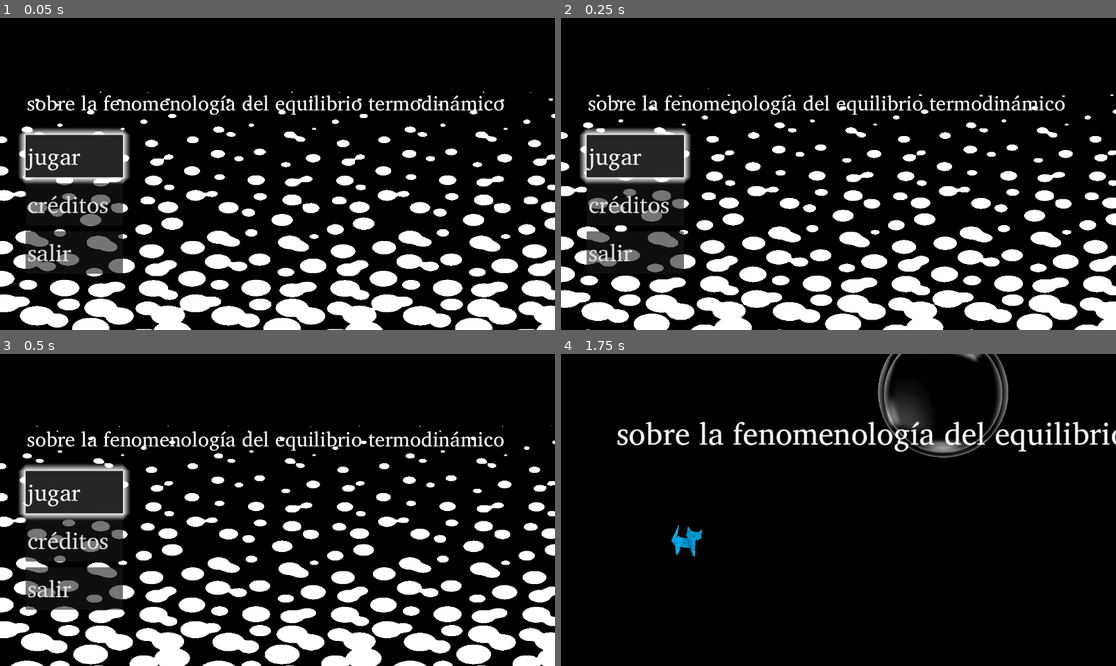
Above: before the commit, frames 1-4 (two rows, left to right).
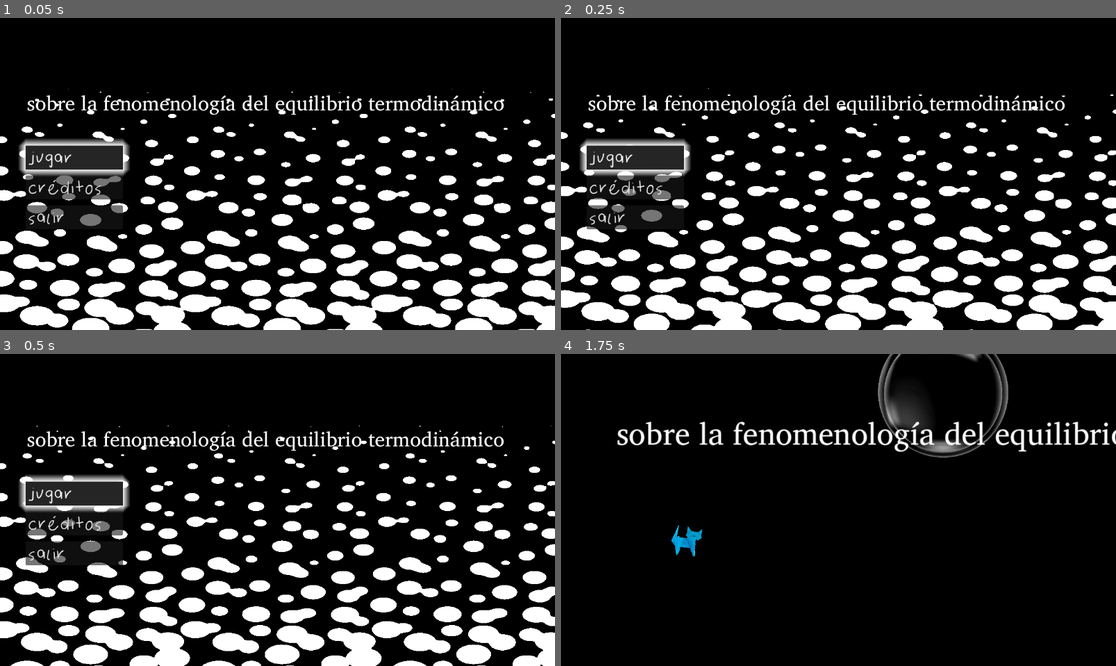
Above: after the commit, the same moments.

Repository: eramajarvi/project-pascal
Game: Godot game, scene res://scenes/menu.tscn
Same seed, same stepped clock (60 frames per second), same inputs: the game is played once before the commit and once after it.
Inputs:
- Up to frame 1 (0.05 s): no input
- Up to frame 2 (0.25 s): no input
- Up to frame 3 (0.5 s): no input
- Up to frame 4 (1.75 s): click "créditos" at 0.5 s; hold Right (ui_right) from 1.28 s (still down); tap Space (Jump) at 1.52 s

The runs differ from the first frame. In frame 1, 3.6% of the frame differs, in the area x 3-24%, y 35-82%; in frame 2, 3.5%; in frame 3, 3.5%; in frame 4, nothing differs.

Commit message:
animacion, font, e imagen

Diff:
--- /dev/null
+++ b/assets/Secuencias/GatoQuemandose/AntesNivel1.tscn
@@ -0,0 +1,102 @@
+[gd_scene load_steps=12 format=3 uid="uid://b1l7tycku01qk"]
+
+[ext_resource type="Texture2D" uid="uid://d0pxoswtwprpg" path="res://assets/Secuencias/GatoQuemandose/Timeline GATO QUEMANDOSE_0008.png" id="1_8s1or"]
+[ext_resource type="Texture2D" uid="uid://s4jcl2ljcock" path="res://assets/Secuencias/GatoQuemandose/Timeline GATO QUEMANDOSE_0000.png" id="2_1ueqo"]
+[ext_resource type="Texture2D" uid="uid://dvkfa8bs2a3uw" path="res://assets/Secuencias/GatoQuemandose/Timeline GATO QUEMANDOSE_0001.png" id="3_6ij0w"]
+[ext_resource type="Texture2D" uid="uid://du5rggmvkkcf3" path="res://assets/Secuencias/GatoQuemandose/Timeline GATO QUEMANDOSE_0002.png" id="4_ptugx"]
+[ext_resource type="Texture2D" uid="uid://chuco4c2qhk4o" path="res://assets/Secuencias/GatoQuemandose/Timeline GATO QUEMANDOSE_0003.png" id="5_aqtf2"]
+[ext_resource type="Texture2D" uid="uid://0vg83r46xlqp" path="res://assets/Secuencias/GatoQuemandose/Timeline GATO QUEMANDOSE_0004.png" id="6_dy4cg"]
+[ext_resource type="Texture2D" uid="uid://di34xhkkgocu7" path="res://assets/Secuencias/GatoQuemandose/Timeline GATO QUEMANDOSE_0005.png" id="7_a7p7b"]
+[ext_resource type="Texture2D" uid="uid://c3ahs1utdp4n" path="res://assets/Secuencias/GatoQuemandose/Timeline GATO QUEMANDOSE_0006.png" id="8_erqkq"]
+[ext_resource type="Texture2D" uid="uid://cbi3vx165fov4" path="res://assets/Secuencias/GatoQuemandose/Timeline GATO QUEMANDOSE_0007.png" id="9_htvxf"]
+[ext_resource type="FontFile" uid="uid://3pk7rbg12vvi" path="res://assets/fonts/FuenteCatac-Regular.otf" id="10_1p51r"]
+
+[sub_resource type="SpriteFrames" id="SpriteFrames_31anu"]
+animations = [{
+"frames": [{
+"duration": 1.0,
+"texture": ExtResource("2_1ueqo")
+}, {
+"duration": 1.0,
+"texture": ExtResource("3_6ij0w")
+}, {
+"duration": 1.0,
+"texture": ExtResource("4_ptugx")
+}, {
+"duration": 1.0,
+"texture": ExtResource("5_aqtf2")
+}, {
+"duration": 1.0,
+"texture": ExtResource("6_dy4cg")
+}, {
+"duration": 1.0,
+"texture": ExtResource("7_a7p7b")
+}, {
+"duration": 1.0,
+"texture": ExtResource("8_erqkq")
+}, {
+"duration": 1.0,
+"texture": ExtResource("9_htvxf")
+}],
+"loop": true,
+"name": &"default",
+"speed": 7.0
+}]
+
+[node name="AntesNive1" type="Node2D"]
+
+[node name="Control" type="Control" parent="."]
+layout_mode = 3
+anchors_preset = 0
+offset_left = -728.0
+offset_top = -414.0
+offset_right = 4320.0
+offset_bottom = 4822.0
+
+[node name="ColorRect" type="ColorRect" parent="Control"]
+layout_mode = 1
+anchors_preset = 15
+anchor_right = 1.0
+anchor_bottom = 1.0
+offset_left = -74.0
+offset_top = -30.0
+offset_right = -74.0
+offset_bottom = -30.0
+grow_horizontal = 2
+grow_vertical = 2
+metadata/_edit_group_ = true
+
+[node name="Control2" type="Control" parent="."]
+layout_mode = 3
+anchors_preset = 0
+offset_right = 1170.0
+offset_bottom = 665.0
+
+[node name="AspectRatioContainer" type="AspectRatioContainer" parent="Control2"]
+layout_mode = 1
+anchors_preset = 8
+anchor_left = 0.5
+anchor_top = 0.5
+anchor_right = 0.5
+anchor_bottom = 0.5
+grow_horizontal = 2
+grow_vertical = 2
+stretch_mode = 1
+
+[node name="TimelineGatoQuemandose0008" type="Sprite2D" parent="Control2/AspectRatioContainer"]
+position = Vector2(386, 269.5)
+texture = ExtResource("1_8s1or")
+
+[node name="AnimatedSprite2D" type="AnimatedSprite2D" parent="Control2/AspectRatioContainer"]
+position = Vector2(386, 269.5)
+sprite_frames = SubResource("SpriteFrames_31anu")
+frame_progress = 0.508107
+
+[node name="Label" type="Label" parent="Control2/AspectRatioContainer"]
+layout_mode = 2
+theme_override_colors/font_color = Color(0, 0, 0, 1)
+theme_override_fonts/font = ExtResource("10_1p51r")
+theme_override_font_sizes/font_size = 28
+text = "xdxdx"
+horizontal_alignment = 1
+vertical_alignment = 1
--- a/scenes/creditos.tscn
+++ b/scenes/creditos.tscn
@@ -11,7 +11,7 @@
 [ext_resource type="Texture2D" uid="uid://cs353xsjf6cwc" path="res://assets/sprites/ggj00-roundlogo-900x900.png" id="5_nunq5"]
 [ext_resource type="Script" path="res://scenes/bubble_movement.gd" id="6_j0myt"]
 
-[sub_resource type="Shader" id="Shader_iunnu"]
+[sub_resource type="Shader" id="Shader_npk8r"]
 code = "shader_type canvas_item;
 
 uniform float timeScale = 20;
@@ -24,7 +24,7 @@
 "
 
 [sub_resource type="ShaderMaterial" id="ShaderMaterial_idlkg"]
-shader = SubResource("Shader_iunnu")
+shader = SubResource("Shader_npk8r")
 shader_parameter/timeScale = 1.0
 shader_parameter/amplitude = 50.0
 
@@ -48,6 +48,18 @@
 
 [sub_resource type="RectangleShape2D" id="RectangleShape2D_xmqqn"]
 size = Vector2(164, 40)
+
+[sub_resource type="Shader" id="Shader_iunnu"]
+code = "shader_type canvas_item;
+
+uniform float timeScale = 20;
+uniform float amplitude = 1000.0f;
+
+void vertex() {
+
+	VERTEX.y += sin(TIME * timeScale + VERTEX.y + VERTEX.x) * amplitude;
+}
+"
 
 [sub_resource type="ShaderMaterial" id="ShaderMaterial_sh8wc"]
 shader = SubResource("Shader_iunnu")
--- a/scenes/menu.tscn
+++ b/scenes/menu.tscn
@@ -1,11 +1,11 @@
 [gd_scene load_steps=9 format=3 uid="uid://d2q03qipr18r0"]
 
-[ext_resource type="FontFile" uid="uid://bmjgkuuiqppi2" path="res://assets/fonts/CharisSILR.ttf" id="1_1nhkm"]
 [ext_resource type="Script" path="res://scenes/menu.gd" id="1_y68x1"]
 [ext_resource type="Shader" path="res://scripts/shaders/main_menu_shader.gdshader" id="2_bnq23"]
-[ext_resource type="Texture2D" uid="uid://bhp5pwmfqkjuq" path="res://assets/sprites/bubbles-main-menu.png" id="3_4qafo"]
+[ext_resource type="Texture2D" uid="uid://db0f4pfc5c054" path="res://assets/sprites/bubbles-main-menu.png" id="3_4qafo"]
+[ext_resource type="FontFile" uid="uid://3pk7rbg12vvi" path="res://assets/fonts/FuenteCatac-Regular.otf" id="4_mvhoe"]
 [ext_resource type="Script" path="res://scripts/jugar_button.gd" id="5_ywa4q"]
-[ext_resource type="AudioStream" uid="uid://c1ffm4vxmblc1" path="res://assets/music/nin_999999.mp3" id="6_yvsi4"]
+[ext_resource type="AudioStream" uid="uid://c4rjav2mfyynr" path="res://assets/music/nin_999999.mp3" id="6_yvsi4"]
 
 [sub_resource type="ShaderMaterial" id="ShaderMaterial_ya8x6"]
 shader = ExtResource("2_bnq23")
@@ -59,7 +59,7 @@
 [node name="Jugar" type="Button" parent="MarginContainer/VBoxContainer"]
 layout_mode = 2
 theme_override_colors/font_hover_color = Color(0.974291, 0.581955, 0.708714, 1)
-theme_override_fonts/font = ExtResource("1_1nhkm")
+theme_override_fonts/font = ExtResource("4_mvhoe")
 theme_override_font_sizes/font_size = 48
 theme_override_styles/focus = SubResource("StyleBoxFlat_cppij")
 text = "jugar"
@@ -70,7 +70,7 @@
 [node name="Creditos" type="Button" parent="MarginContainer/VBoxContainer"]
 layout_mode = 2
 theme_override_colors/font_hover_color = Color(0.974291, 0.581955, 0.708714, 1)
-theme_override_fonts/font = ExtResource("1_1nhkm")
+theme_override_fonts/font = ExtResource("4_mvhoe")
 theme_override_font_sizes/font_size = 48
 theme_override_styles/focus = SubResource("StyleBoxFlat_cppij")
 text = "créditos"
@@ -79,7 +79,7 @@
 [node name="Salir" type="Button" parent="MarginContainer/VBoxContainer"]
 layout_mode = 2
 theme_override_colors/font_hover_color = Color(0.974291, 0.581955, 0.708714, 1)
-theme_override_fonts/font = ExtResource("1_1nhkm")
+theme_override_fonts/font = ExtResource("4_mvhoe")
 theme_override_font_sizes/font_size = 48
 theme_override_styles/focus = SubResource("StyleBoxFlat_cppij")
 text = "salir"
--- a/scenes/post_intro.tscn
+++ b/scenes/post_intro.tscn
@@ -1,8 +1,8 @@
 [gd_scene load_steps=15 format=3 uid="uid://bvcxdv1lf3gjr"]
 
-[ext_resource type="Texture2D" uid="uid://ca5aa53eij3oi" path="res://assets/sprites/arrow.png" id="1_fpniu"]
+[ext_resource type="Texture2D" uid="uid://dkvkety4wva76" path="res://assets/sprites/arrow.png" id="1_fpniu"]
 [ext_resource type="PackedScene" uid="uid://bueeg8ahb2ikv" path="res://scenes/gotas_the_cat.tscn" id="1_rnwd3"]
-[ext_resource type="FontFile" uid="uid://bmjgkuuiqppi2" path="res://assets/fonts/CharisSILR.ttf" id="2_fndro"]
+[ext_resource type="FontFile" uid="uid://3pk7rbg12vvi" path="res://assets/fonts/FuenteCatac-Regular.otf" id="3_5xhqx"]
 [ext_resource type="Script" path="res://scripts/post-intro-changer.gd" id="4_g64ti"]
 
 [sub_resource type="WorldBoundaryShape2D" id="WorldBoundaryShape2D_4afk8"]
@@ -116,7 +116,7 @@
 offset_top = 272.0
 offset_right = 657.0
 offset_bottom = 352.0
-theme_override_fonts/font = ExtResource("2_fndro")
+theme_override_fonts/font = ExtResource("3_5xhqx")
 theme_override_font_sizes/font_size = 48
 text = "yo intenté arreglar las cosas"
 
@@ -133,7 +133,7 @@
 offset_top = 272.0
 offset_right = 657.0
 offset_bottom = 352.0
-theme_override_fonts/font = ExtResource("2_fndro")
+theme_override_fonts/font = ExtResource("3_5xhqx")
 theme_override_font_sizes/font_size = 48
 text = "lo intenté"
 
@@ -150,7 +150,7 @@
 offset_top = 272.0
 offset_right = 657.0
 offset_bottom = 352.0
-theme_override_fonts/font = ExtResource("2_fndro")
+theme_override_fonts/font = ExtResource("3_5xhqx")
 theme_override_font_sizes/font_size = 48
 text = "lo intenté"
 
@@ -167,7 +167,7 @@
 offset_top = 272.0
 offset_right = 657.0
 offset_bottom = 352.0
-theme_override_fonts/font = ExtResource("2_fndro")
+theme_override_fonts/font = ExtResource("3_5xhqx")
 theme_override_font_sizes/font_size = 48
 text = "lo intenté"
 
@@ -184,7 +184,7 @@
 offset_top = 272.0
 offset_right = 657.0
 offset_bottom = 352.0
-theme_override_fonts/font = ExtResource("2_fndro")
+theme_override_fonts/font = ExtResource("3_5xhqx")
 theme_override_font_sizes/font_size = 48
 text = "lo intenté"
 
@@ -201,7 +201,7 @@
 offset_top = 272.0
 offset_right = 657.0
 offset_bottom = 352.0
-theme_override_fonts/font = ExtResource("2_fndro")
+theme_override_fonts/font = ExtResource("3_5xhqx")
 theme_override_font_sizes/font_size = 48
 text = "lo intenté"
 
@@ -218,7 +218,7 @@
 offset_top = 272.0
 offset_right = 657.0
 offset_bottom = 352.0
-theme_override_fonts/font = ExtResource("2_fndro")
+theme_override_fonts/font = ExtResource("3_5xhqx")
 theme_override_font_sizes/font_size = 48
 text = "lo intenté"
 
@@ -235,7 +235,7 @@
 offset_top = 272.0
 offset_right = 657.0
 offset_bottom = 352.0
-theme_override_fonts/font = ExtResource("2_fndro")
+theme_override_fonts/font = ExtResource("3_5xhqx")
 theme_override_font_sizes/font_size = 48
 text = "lo intenté"
 
@@ -252,7 +252,7 @@
 offset_top = 272.0
 offset_right = 657.0
 offset_bottom = 352.0
-theme_override_fonts/font = ExtResource("2_fndro")
+theme_override_fonts/font = ExtResource("3_5xhqx")
 theme_override_font_sizes/font_size = 48
 text = "lo intenté"
 
@@ -269,7 +269,7 @@
 offset_top = 272.0
 offset_right = 657.0
 offset_bottom = 352.0
-theme_override_fonts/font = ExtResource("2_fndro")
+theme_override_fonts/font = ExtResource("3_5xhqx")
 theme_override_font_sizes/font_size = 48
 text = "lo intenté"
 
@@ -286,7 +286,7 @@
 offset_top = 272.0
 offset_right = 657.0
 offset_bottom = 352.0
-theme_override_fonts/font = ExtResource("2_fndro")
+theme_override_fonts/font = ExtResource("3_5xhqx")
 theme_override_font_sizes/font_size = 48
 text = "lo intenté"
 
@@ -303,7 +303,7 @@
 offset_top = 272.0
 offset_right = 657.0
 offset_bottom = 352.0
-theme_override_fonts/font = ExtResource("2_fndro")
+theme_override_fonts/font = ExtResource("3_5xhqx")
 theme_override_font_sizes/font_size = 48
 text = "lo intenté"
 
@@ -320,7 +320,7 @@
 offset_top = 272.0
 offset_right = 657.0
 offset_bottom = 352.0
-theme_override_fonts/font = ExtResource("2_fndro")
+theme_override_fonts/font = ExtResource("3_5xhqx")
 theme_override_font_sizes/font_size = 48
 text = "no..."
 
@@ -337,7 +337,7 @@
 offset_top = 272.0
 offset_right = 657.0
 offset_bottom = 352.0
-theme_override_fonts/font = ExtResource("2_fndro")
+theme_override_fonts/font = ExtResource("3_5xhqx")
 theme_override_font_sizes/font_size = 48
 text = "no te vayas..."
 
@@ -354,7 +354,7 @@
 offset_top = 272.0
 offset_right = 657.0
 offset_bottom = 352.0
-theme_override_fonts/font = ExtResource("2_fndro")
+theme_override_fonts/font = ExtResource("3_5xhqx")
 theme_override_font_sizes/font_size = 48
 text = "no te vayas todavía..."
 
Binary file added: assets/Secuencias/GatoQuemandose/Timeline GATO QUEMANDOSE_0000.png
Binary file added: assets/Secuencias/GatoQuemandose/Timeline GATO QUEMANDOSE_0001.png
Binary file added: assets/Secuencias/GatoQuemandose/Timeline GATO QUEMANDOSE_0002.png
Binary file added: assets/Secuencias/GatoQuemandose/Timeline GATO QUEMANDOSE_0003.png
Binary file added: assets/Secuencias/GatoQuemandose/Timeline GATO QUEMANDOSE_0004.png
Binary file added: assets/Secuencias/GatoQuemandose/Timeline GATO QUEMANDOSE_0005.png
Binary file added: assets/Secuencias/GatoQuemandose/Timeline GATO QUEMANDOSE_0006.png
Binary file added: assets/Secuencias/GatoQuemandose/Timeline GATO QUEMANDOSE_0007.png
Binary file added: assets/Secuencias/GatoQuemandose/Timeline GATO QUEMANDOSE_0008.png
Not shown, changed: assets/blender/castle-mesh-library.tres
Binary file changed: assets/levels/level1/blocks/block-grass-large.glb
Binary file added: assets/levels/level1/blocks/block-grass-large_colormap.png
(and 5 more such lines)
